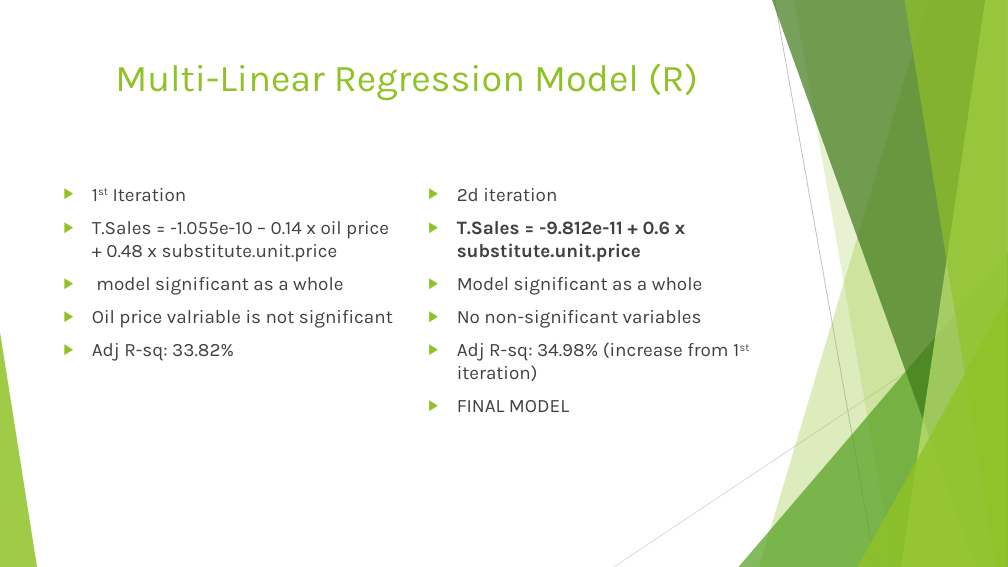
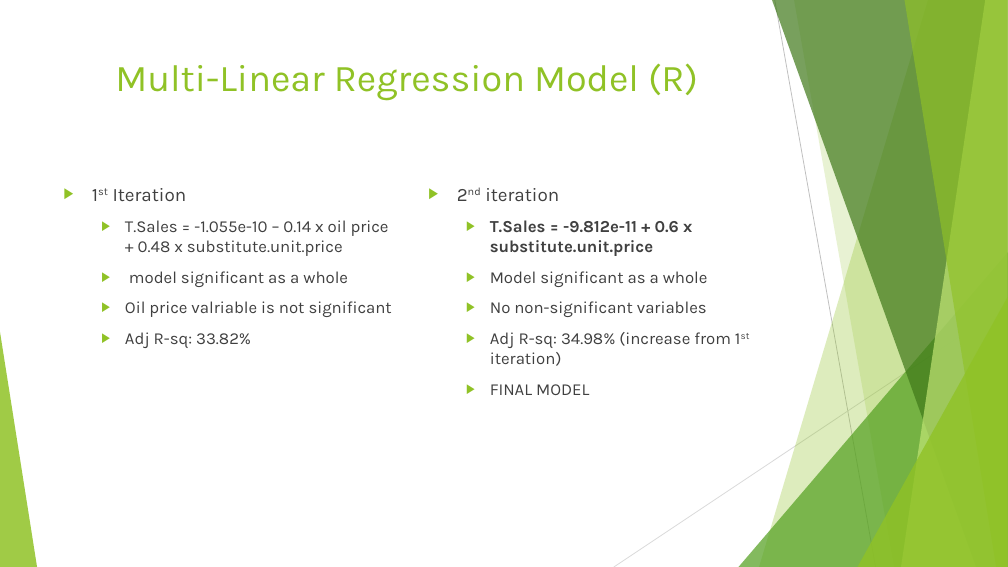
Before and after one commit to sonamgupta1105/Tesla_Analytics, a slide deck: slide 8 of finalPptTesla.pptx. Drawn at 1008x567 pixels with LibreOffice and Linux fonts; fonts in the diff are those of the drawing. Boxes give left, top, right and bottom in pixels: in the first picture for what was removed or moved away, otherwise in the second. Text is boxed around its words. In the diff, an @@ line names an element or a change of style, - is before the commit and + after.

```diff
--- a/finalPptTesla.pptx
+++ b/finalPptTesla.pptx
@@ text at box(485, 188, 559, 201): text changed @@
-▶ 2d iteration
+▶ 2nd iteration
@@ text at box(125, 220, 392, 348): size 18 to 16 pt; list level 1 to 2 in "T.Sales = -1.055e-10 – 0.14 ..."; list level 1 to 2 in "model significant as a whole"; list level 1 to 2 in "Oil price valriable is not ..."; list level 1 to 2 in "Adj R-sq: 33.82%" @@
@@ text at box(490, 220, 731, 395): size 18 to 16 pt; list level 1 to 2 in "T.Sales = -9.812e-11 + 0.6 ..."; list level 1 to 2 in "Model significant as a whole"; list level 1 to 2 in "No non-significant variables"; list level 1 to 2 in "Adj R-sq: 34.98% (increase from ..."; list level 1 to 2 in "FINAL MODEL" @@
```
Also in this commit, not shown: 4 other slides changed.
